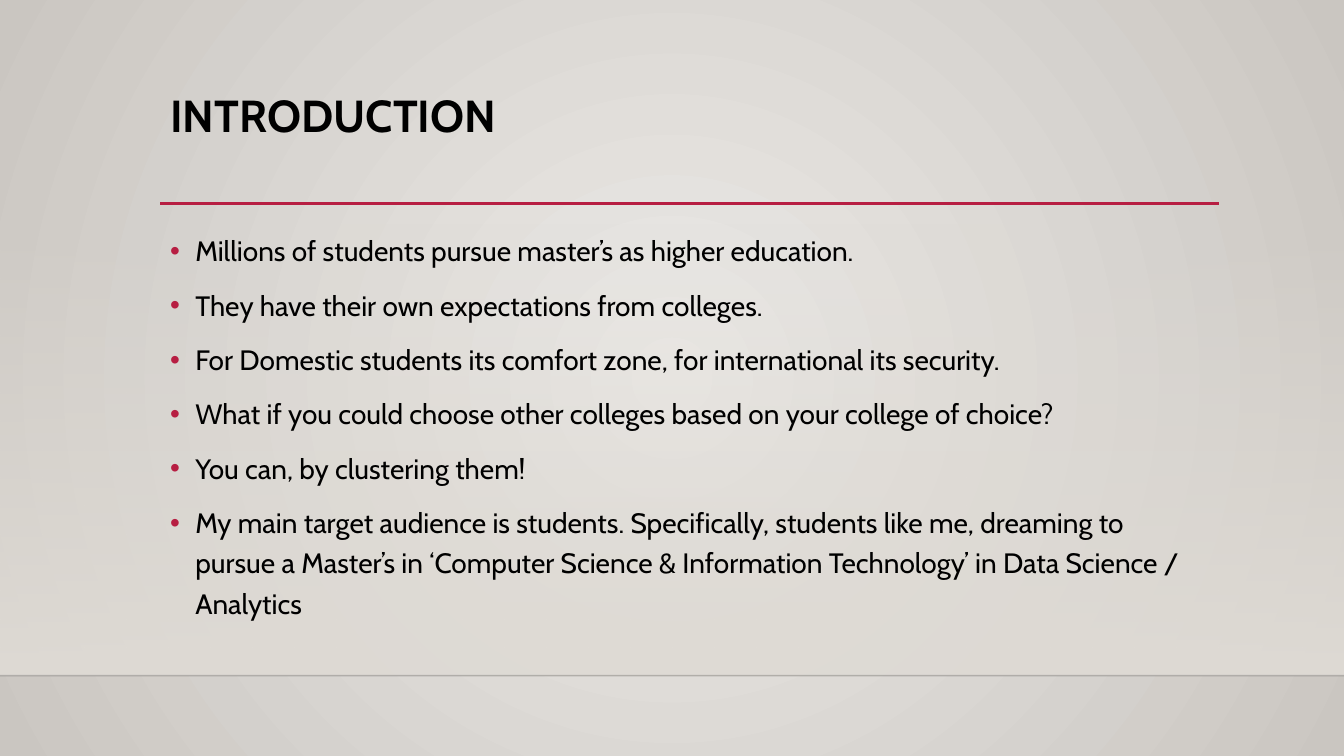
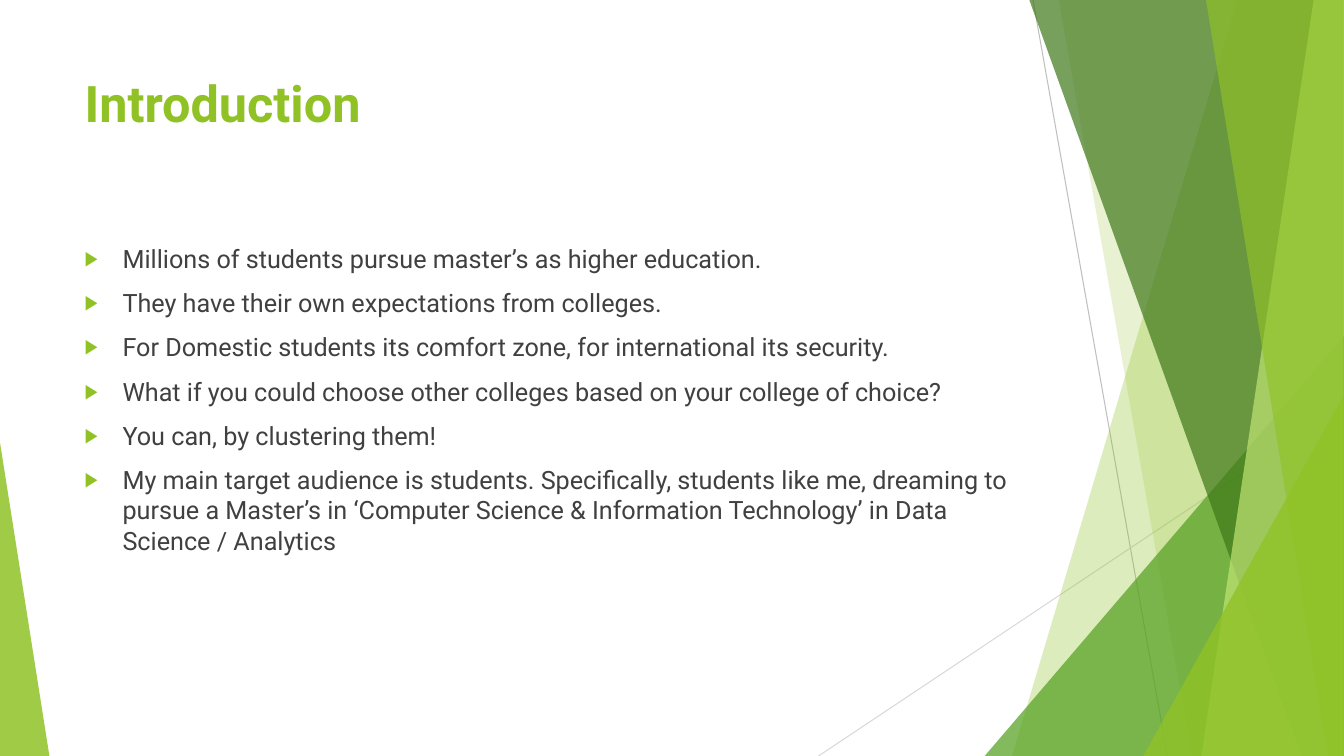
Before and after one commit to deepratnaawale/Capstone, a slide deck: slide 2 of Presentables/Clustering Colleges.pptx. Drawn at 1344x756 pixels with LibreOffice and Linux fonts; fonts in the diff are those of the drawing; background and template pictures are left out. Boxes give left, top, right and bottom in pixels: in the first picture for what was removed or moved away, otherwise in the second. Text is boxed around its words. In the diff, an @@ line names an element or a change of style, - is before the commit and + after.

```diff
--- a/Presentables/Clustering Colleges.pptx
+++ b/Presentables/Clustering Colleges.pptx
@@ background gradient #ECEAE7 to #CAC7C1 to #FFFFFF @@
@@ title at box(85, 84, 361, 123): text changed; size 32 to 36 pt; font Cabin to Roboto; text colour #000000 to #90C226 @@
-INTRODUCTION
+Introduction
@@ line removed from (160, 204) to (1220, 204) @@
@@ rectangle removed at box(0, 223, 1344, 676) @@
@@ text "Millions of students pursue master’s ...": place and size @@
-text "Millions of students pursue master’s ..." at box(195, 240, 1158, 620)
+text "Millions of students pursue master’s ..." at box(123, 249, 1006, 556)
@@ text "Millions of students pursue master’s ..." at box(123, 249, 1006, 556): size 20 to 18 pt, font Cabin to Roboto, text colour #000000 to #404040; bullet • to ▶; line spacing 1.2 to 1; bullet colour #B71E42 to #90C226 @@
@@ group added at box(0, 0, 1344, 756): 5 freeform shapes, 3 triangles, 2 lines @@
@@ line removed from (0, 676) to (1344, 676) @@
```
Also in this commit, not shown: 11 other slides changed, 2 slides added, 1 other file.
